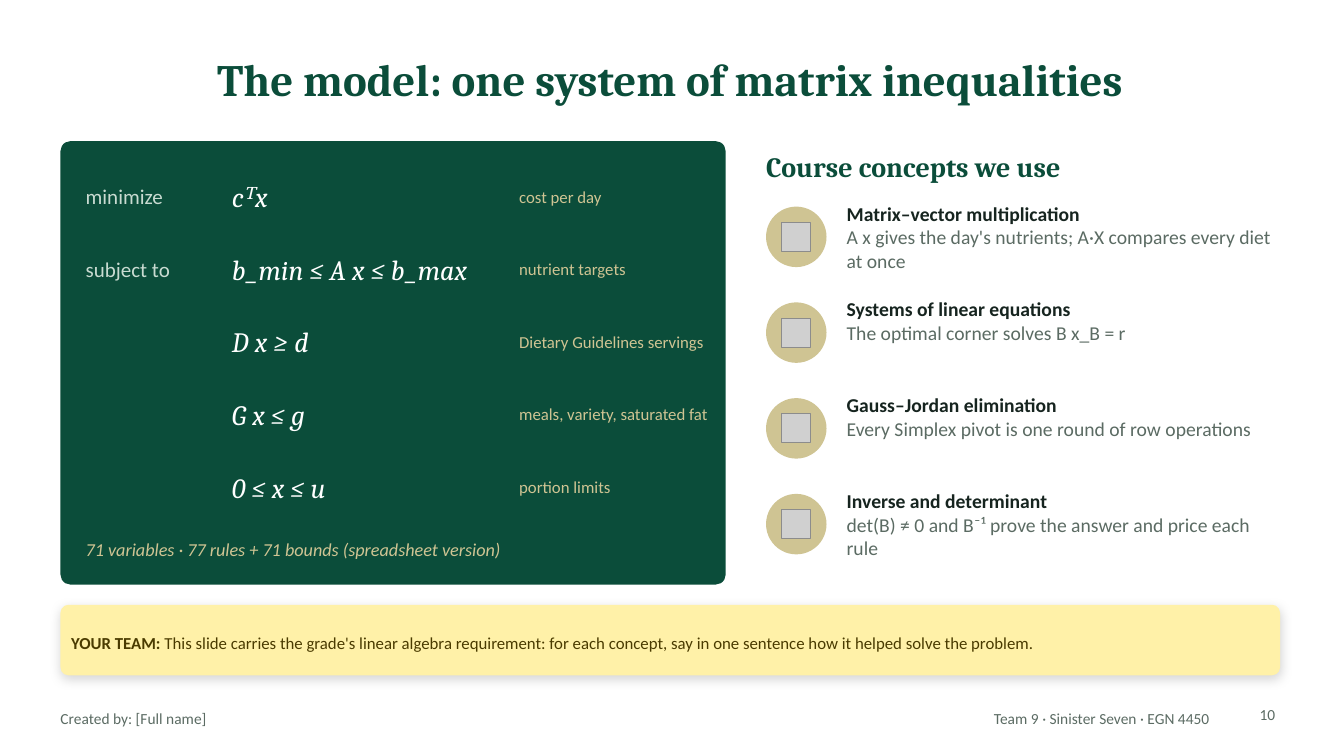
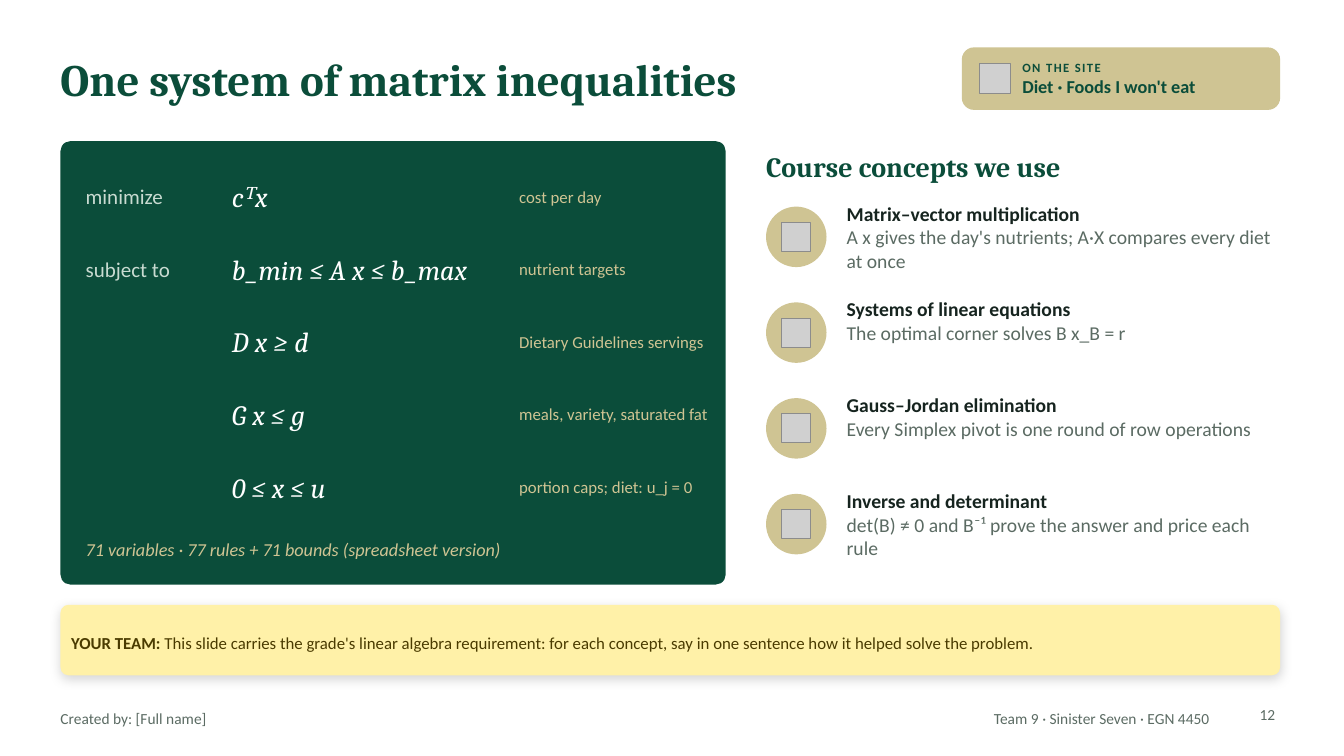
Before and after one commit to ekbaker58/feasabull-diet-optimizer, a slide deck: slide 12 of presentation/FeasaBULL_Final_Presentation_TEMPLATE.pptx (slide 10 before the commit). Drawn at 1344x756 pixels with LibreOffice and Linux fonts; fonts in the diff are those of the drawing; grey boxes stand for pictures. Boxes give left, top, right and bottom in pixels: in the first picture for what was removed or moved away, otherwise in the second. Text is boxed around its words. In the diff, an @@ line names an element or a change of style, - is before the commit and + after.

```diff
--- a/presentation/FeasaBULL_Final_Presentation_TEMPLATE.pptx
+++ b/presentation/FeasaBULL_Final_Presentation_TEMPLATE.pptx
@@ rounded rectangle added at (962,47,1280,110), fill #CFC493 @@
@@ title at (60,64,736,106): text changed @@
-The model: one system of matrix inequalities
+One system of matrix inequalities
@@ picture added at (980,64,1010,94) @@
@@ text added at (1022,63,1195,93), 13 pt, text #0B4D3A, bold @@
+ON THE SITE
+Diet · Foods I won't eat
@@ text at (519,481,692,496): text changed @@
-portion limits
+portion caps; diet: u_j = 0
@@ page number at (1260,710,1276,720): text changed @@
-10
+12
```
Also in this commit, not shown: 19 other slides changed, 4 slides added, 2 slides removed.
